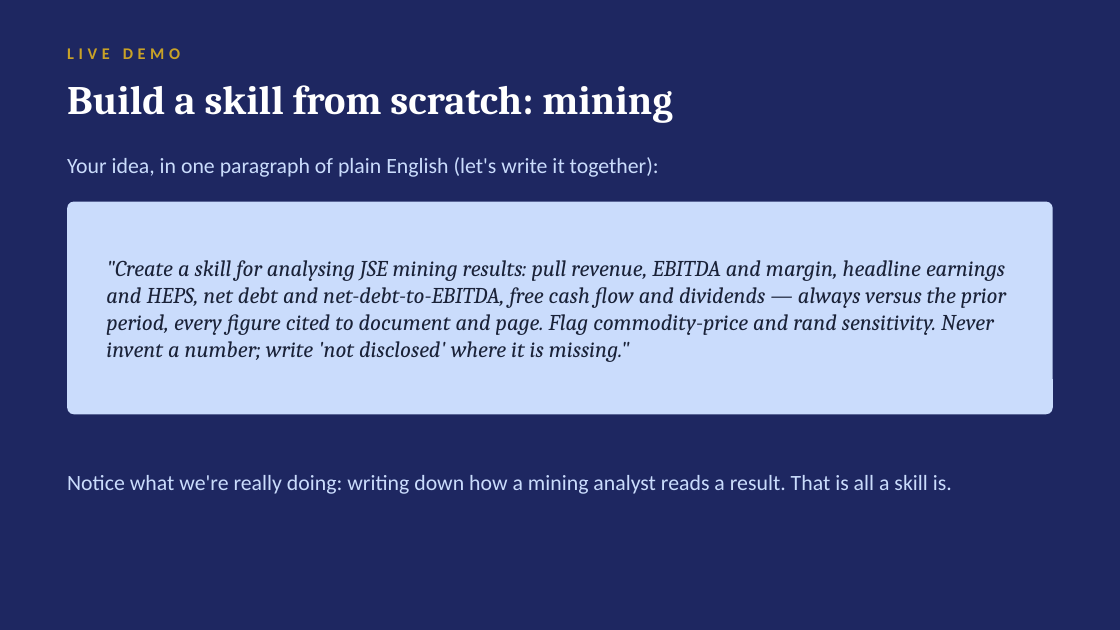
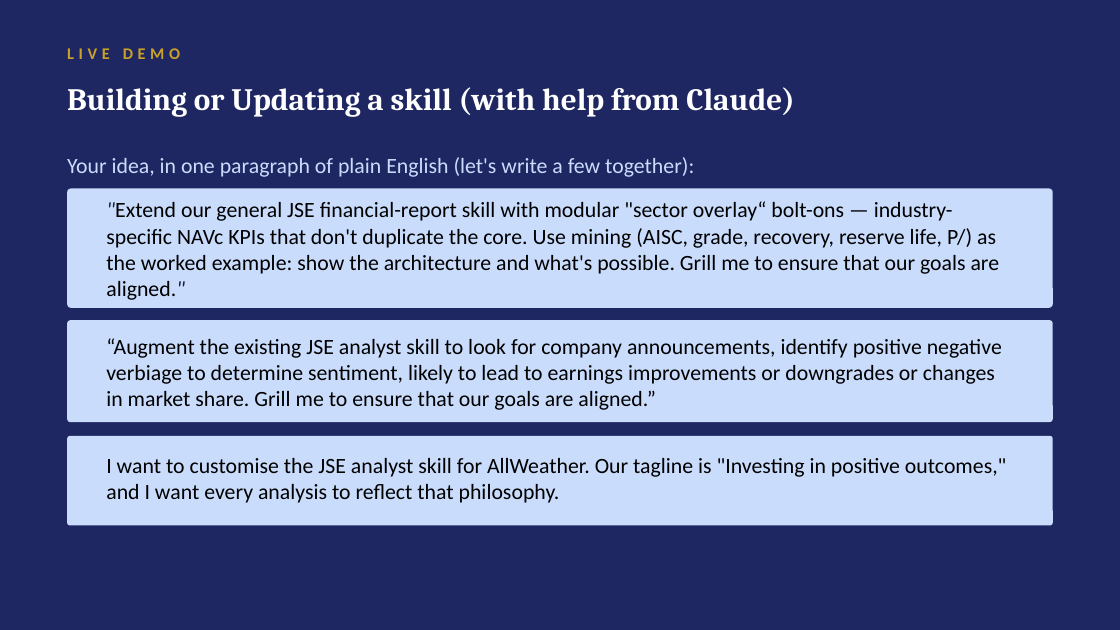
Before and after one commit to simonwatkins/Shane, a slide deck: slide 22 of presentation/an-all-weather-analyst-v3.pptx. Drawn at 1120x630 pixels with LibreOffice and Linux fonts; fonts in the diff are those of the drawing. Boxes give left, top, right and bottom in pixels: in the first picture for what was removed or moved away, otherwise in the second. Text is boxed around its words. In the diff, an @@ line names an element or a change of style, - is before the commit and + after.

Commit message:
positive outcomes

```diff
--- a/presentation/an-all-weather-analyst-v3.pptx
+++ b/presentation/an-all-weather-analyst-v3.pptx
@@ text at bbox=[67, 87, 795, 117]: text changed; size 26 to 20 pt @@
-Build a skill from scratch: mining
+Building or Updating a skill (with help from Claude)
@@ text at bbox=[67, 157, 694, 177]: text changed @@
-Your idea, in one paragraph of plain English (let's write it together):
+Your idea, in one paragraph of plain English (let's write a few together):
@@ rounded rectangle: place and size @@
-rounded rectangle at bbox=[67, 202, 1053, 414]
+rounded rectangle at bbox=[67, 188, 1053, 308]
@@ text at bbox=[106, 201, 1000, 300]: text changed; size 14.5 to 14 pt; font Cambria to Calibri; text colour #1A2238 to #000000; italic off @@
-"Create a skill for analysing JSE mining results: pull revenue, EBITDA and margin, headline earnings and HEPS, net debt and net-debt-to-EBITDA, free cash flow and dividends — always versus the prior period, every figure cited to document and page. Flag commodity-price and rand sensitivity. Never invent a number; write 'not disclosed' where it is missing."
+"Extend our general JSE financial-report skill with modular "sector overlay“ bolt-ons — industry-specific NAVc KPIs that don't duplicate the core. Use mining (AISC, grade, recovery, reserve life, P/) as the worked example: show the architecture and what's possible. Grill me to ensure that our goals are aligned."
@@ rounded rectangle added at bbox=[67, 320, 1053, 422], fill #CADCFC @@
@@ text added at bbox=[106, 338, 1002, 410], 14 pt, text #000000 @@
+“Augment the existing JSE analyst skill to look for company announcements, identify positive negative verbiage to determine sentiment, likely to lead to earnings improvements or downgrades or changes in market share. Grill me to ensure that our goals are aligned.”
@@ rounded rectangle added at bbox=[67, 436, 1053, 525], fill #CADCFC @@
@@ text removed at bbox=[67, 475, 952, 494] @@
-Notice what we're really doing: writing down how a mining analyst reads a result. That is all a skill is.
@@ text added at bbox=[106, 458, 1006, 503], 14 pt, text #000000 @@
+I want to customise the JSE analyst skill for AllWeather. Our tagline is "Investing in positive outcomes," and I want every analysis to reflect that philosophy.
```
Also in this commit, not shown: 2 other files.
